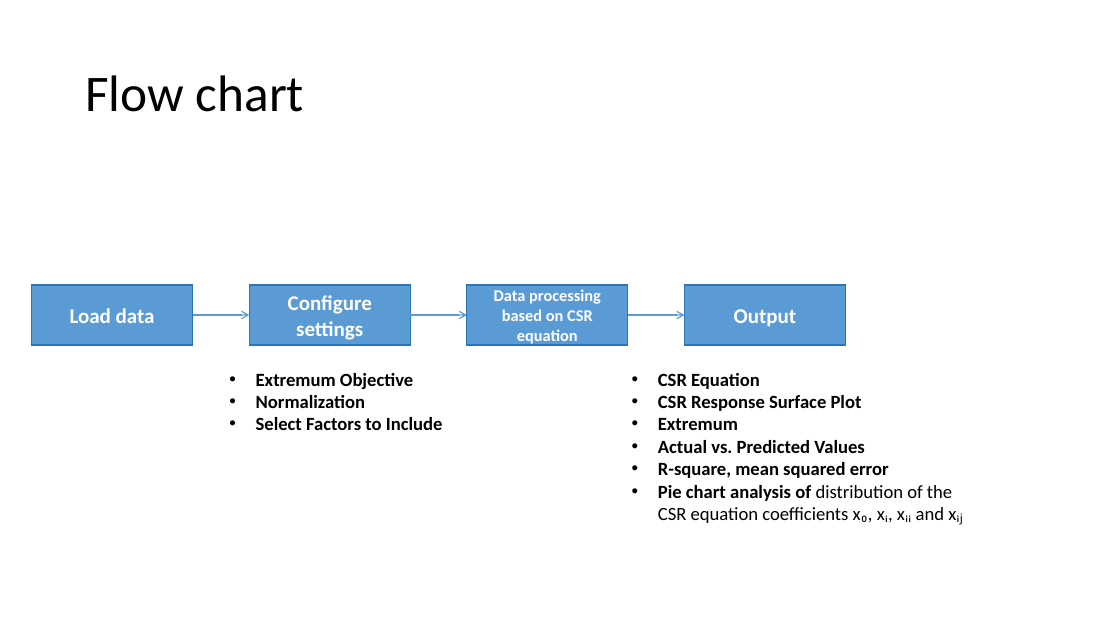
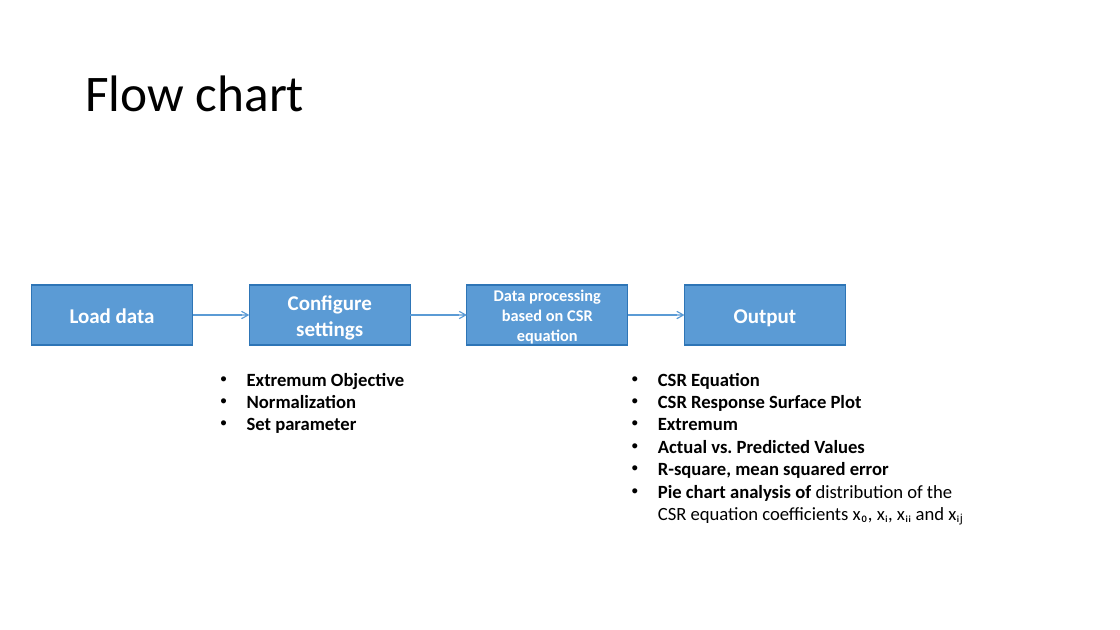
Before and after one commit to cuzno200161/CSR-software, a slide deck: slide 7 of CSR APP Instruction.pptx. Drawn at 1120x630 pixels with LibreOffice and Linux fonts; fonts in the diff are those of the drawing. Boxes give left, top, right and bottom in pixels: in the first picture for what was removed or moved away, otherwise in the second. Text is boxed around its words. In the diff, an @@ line names an element or a change of style, - is before the commit and + after.

```diff
--- a/CSR APP Instruction.pptx
+++ b/CSR APP Instruction.pptx
@@ text "Extremum Objective": place and size @@
-text "Extremum Objective" at [256,373,443,430]
+text "Extremum Objective" at [247,373,404,433]
@@ text at [247,417,356,433]: text changed @@
-• Select Factors to Include
+• Set parameter
```
Also in this commit, not shown: 7 other slides changed, 2 other files.
